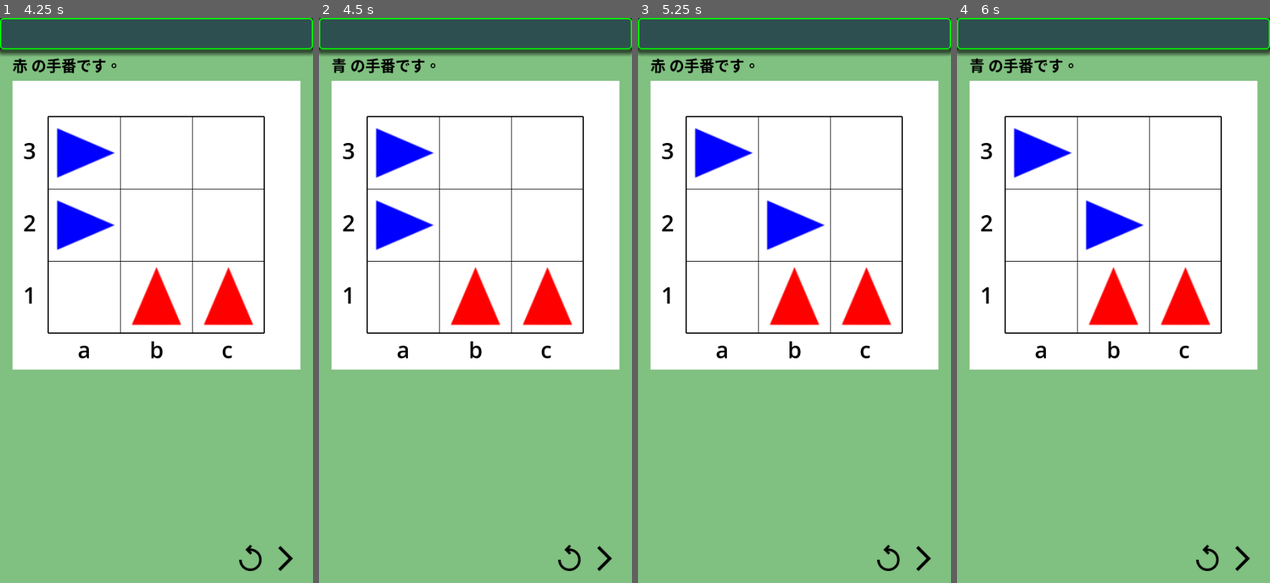
Above: before the commit, frames 1-4 (left to right).
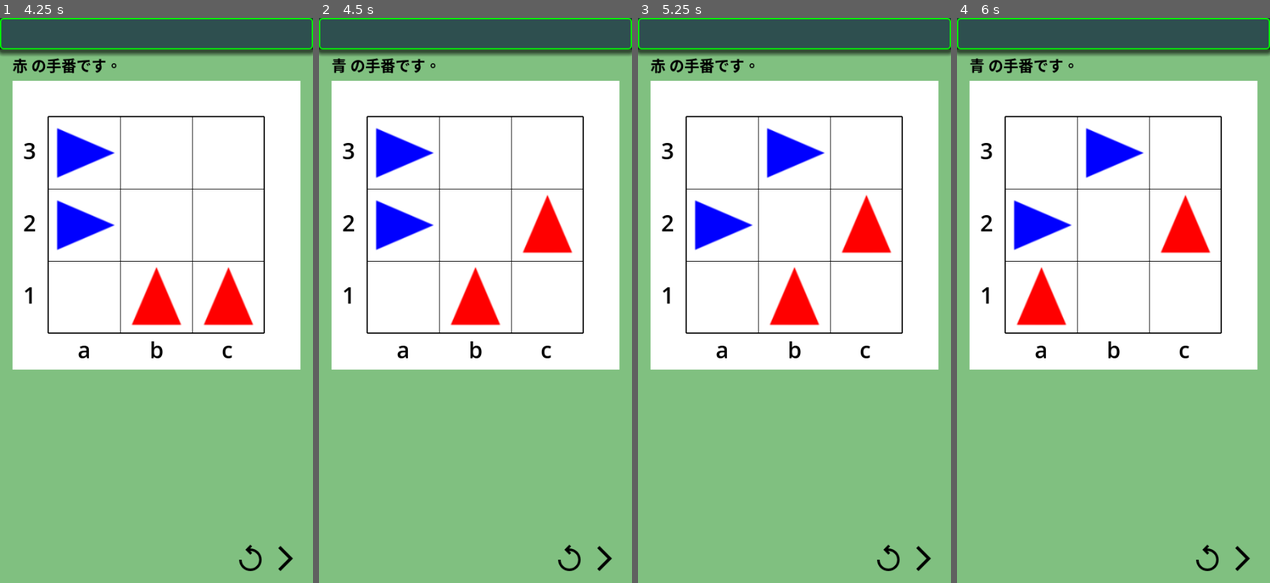
Above: after the commit, the same moments.

Repository: vivisuke/DodgemGame
Game: Godot game, scene res://main.tscn
Two runs of this game, one before a commit and one after it. Both use one fixed random seed, a clock stepped at 60 frames per second and the inputs below.
Inputs (mouse positions are in pixels of both pictures, inside the frame that each line leads up to):
- Up to frame 1 (4.25 s): click (284, 560) at 0.5 s; click (250, 560) at 1.25 s; click (250, 560) at 2 s; click (250, 560) at 2.75 s; click (284, 560) at 3.5 s
- Up to frame 2 (4.5 s): click (603, 560) at 4.25 s
- Up to frame 3 (5.25 s): tap Enter at 5 s
- Up to frame 4 (6 s): tap Space at 5.75 s

Frame 1 is identical in both runs. In frame 2, 1.7% of the frame differs, in the area x 65-82%, y 31-55%; in frame 3, 5.2%; in frame 4, 7.0%, in the area x 18-82%, y 19-55%.
Error in both runs: Invalid access of index '2' on a base object of type: 'Array'. (res://scripts/board_rect.gd:82)

Commit message:
0035 ◎ C 01/14 01/14 0.001│ToDo│指定回数プレイアウトにより勝率計算する関数追加

Diff:
--- a/dodgemgame/scripts/Board.gd
+++ b/dodgemgame/scripts/Board.gd
@@ -136,19 +136,23 @@
 func play_out(red_turn : bool = true) -> int:		# 1 for 赤勝ち, -1 for 青勝ち, 0 for 引き分け
 	var bd : Board = Board.new(m_bd_size)
 	bd.copy_from(self)
-	while true:
+	#while true:
+	for i in range(100):
 		if red_turn:
 			bd.gen_moves_red()
 		else:
 			bd.gen_moves_blue()
 		var mv = bd.sel_move()
-		if bd.do_move(mv):
+		if mv.x == 0 || bd.do_move(mv):
 			if bd.m_n_red == 0: return 1
 			if bd.m_n_blue == 0: return -1
 		red_turn = !red_turn
 	return 0
-func estimate_win_rate(itr, red_turn : bool = true) -> float:
-	return 0.0
+func estimate_win_rate(itr : int, red_turn : bool = true) -> float:		# [-1.0, +1.0] の値を返す、+1 for 赤勝ち
+	var sum = 0.0
+	for i in range(itr):
+		sum += play_out(red_turn)
+	return sum / itr
 func _ready():
 	pass # Replace with function body.
 func _process(delta):
--- a/dodgemgame/scripts/main.gd
+++ b/dodgemgame/scripts/main.gd
@@ -45,7 +45,9 @@
 			return
 		#mv = bd.m_moves[randi()%bd.m_moves.size()]
 	else:
-		var r = bd.play_out(true)
+		#var r = bd.play_out(true)
+		var r = bd.estimate_win_rate(100, true)
+		print("win rate = ", r)
 		bd.gen_moves_red()
 		if bd.m_moves.is_empty():
 			is_game_over = true
Not shown, changed: DodgemGame.spr
